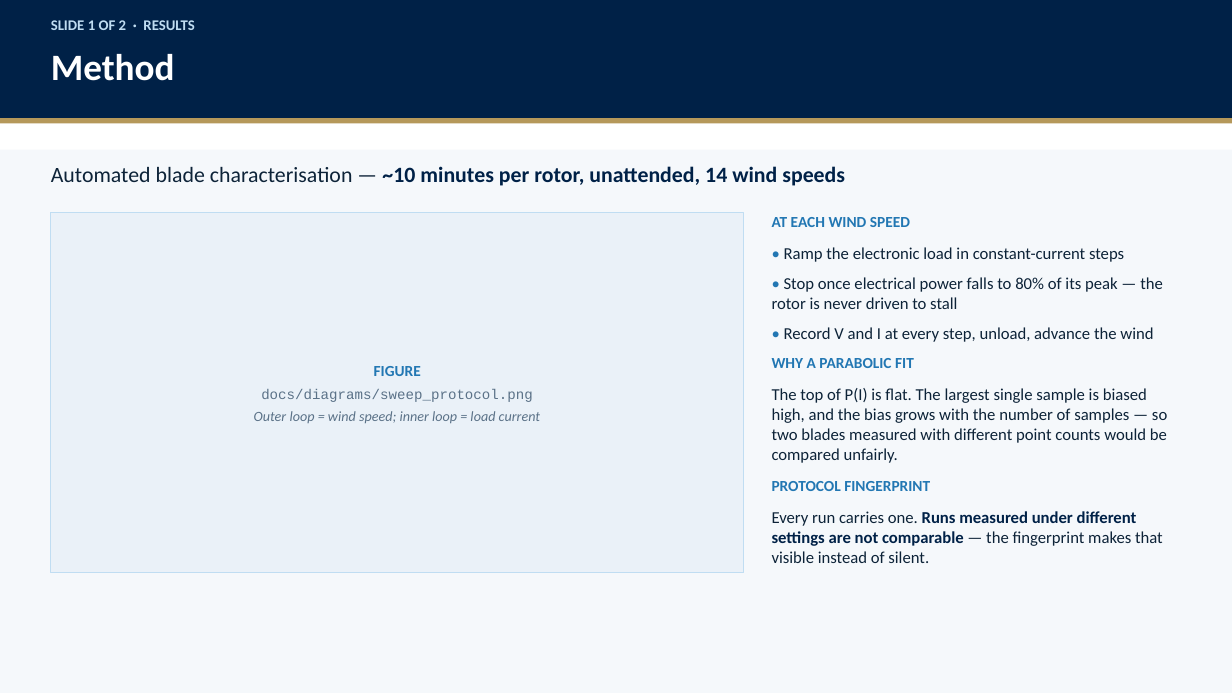
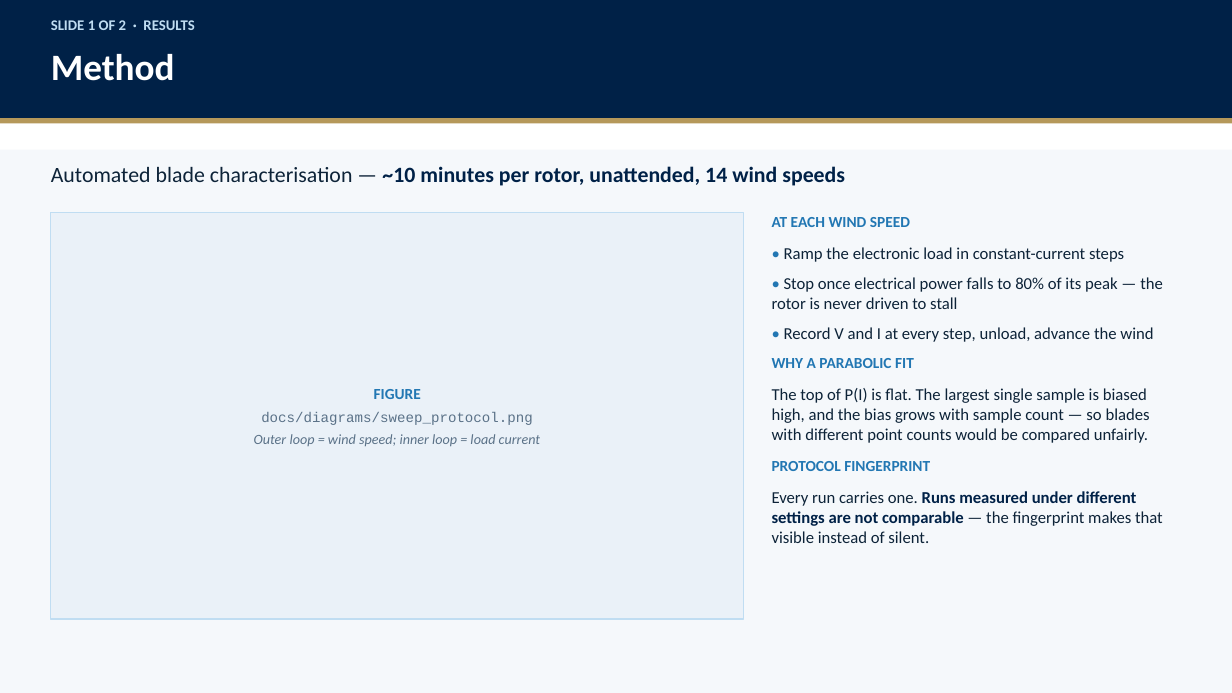
Before and after one commit to stephenseacuello/windtunnel-control, a slide deck: slide 4 of docs/slides/jeong_setup_and_results.pptx. Drawn at 1232x693 pixels with LibreOffice and Linux fonts; fonts in the diff are those of the drawing. Boxes give left, top, right and bottom in pixels: in the first picture for what was removed or moved away, otherwise in the second. Text is boxed around its words. In the diff, an @@ line names an element or a change of style, - is before the commit and + after.

```diff
--- a/docs/slides/jeong_setup_and_results.pptx
+++ b/docs/slides/jeong_setup_and_results.pptx
@@ rectangle "FIGURE": place and size @@
-rectangle "FIGURE" at (51, 213, 744, 573)
+rectangle "FIGURE" at (51, 213, 744, 619)
@@ text at (772, 388, 1150, 443): text changed @@
-The top of P(I) is flat. The largest single sample is biased high, and the bias grows with the number of samples — so two blades measured with different point counts would be compared unfairly.
+The top of P(I) is flat. The largest single sample is biased high, and the bias grows with sample count — so blades with different point counts would be compared unfairly.
```
Also in this commit, not shown: 5 other slides changed, 2 other files.
